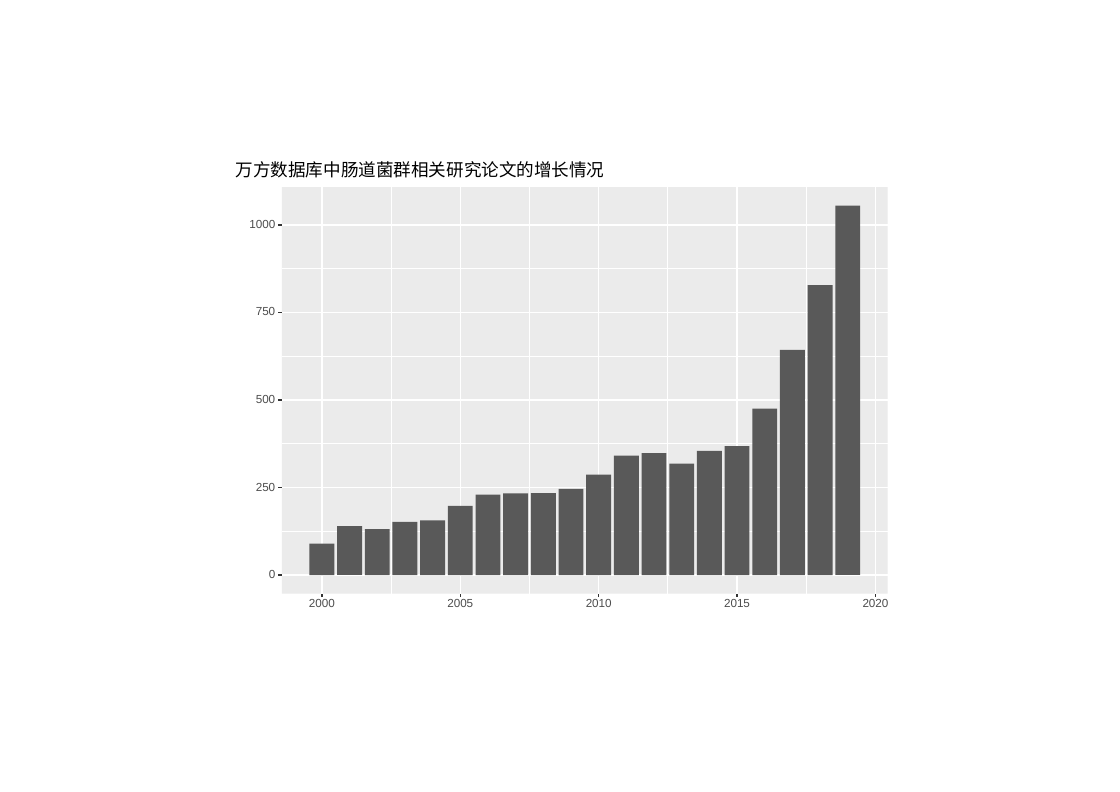
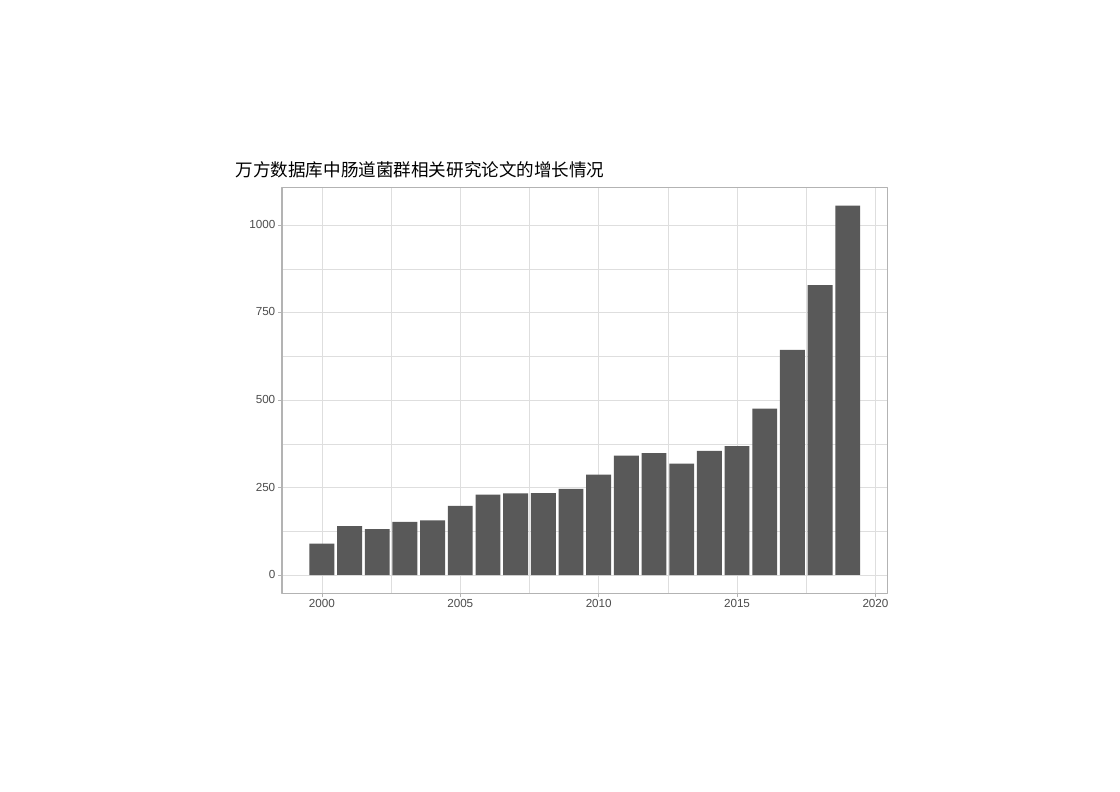
Before and after one commit to gaospecial/China-gut-microbiome-study, a slide deck: slide 5 of Rplot.pptx (slide 6 before the commit). Drawn at 1120x792 pixels with LibreOffice and Linux fonts; fonts in the diff are those of the drawing. Boxes give left, top, right and bottom in pixels: in the first picture for what was removed or moved away, otherwise in the second. Text is boxed around its words. In the diff, an @@ line names an element or a change of style, - is before the commit and + after.

```diff
--- a/Rplot.pptx
+++ b/Rplot.pptx
@@ rectangle at (281,188,887,594): fill #EBEBEB to #FFFFFF @@
@@ rectangle added at (281,188,887,594), outline #B3B3B3 1.07 pt @@
@@ outline #FFFFFF 1.07 pt to #DEDEDE 0.53 pt in 10 elements at (322,188,322,594), (460,188,460,594), (598,188,598,594), (737,188,737,594), (876,188,876,594), (281,575,887,575), (281,487,887,487), (281,400,887,400), (281,312,887,312), (281,225,887,225) @@
@@ outline #FFFFFF 0.53 pt to #DEDEDE 0.27 pt in 8 elements at (392,188,392,594), (529,188,529,594), (668,188,668,594), (806,188,806,594), (281,531,887,531), (281,443,887,443), (281,356,887,356), (281,269,887,269) @@
@@ outline #333333 1.07 pt to #B3B3B3 0.53 pt in 10 elements at (279,575,282,575), (279,487,282,487), (279,400,282,400), (279,312,282,312), (279,225,282,225), (322,594,322,597), (460,594,460,597), (598,594,598,597), (737,594,737,597), (876,594,876,597) @@
```
Also in this commit, not shown: 4 other slides changed, 1 slide removed, 2 other files.
